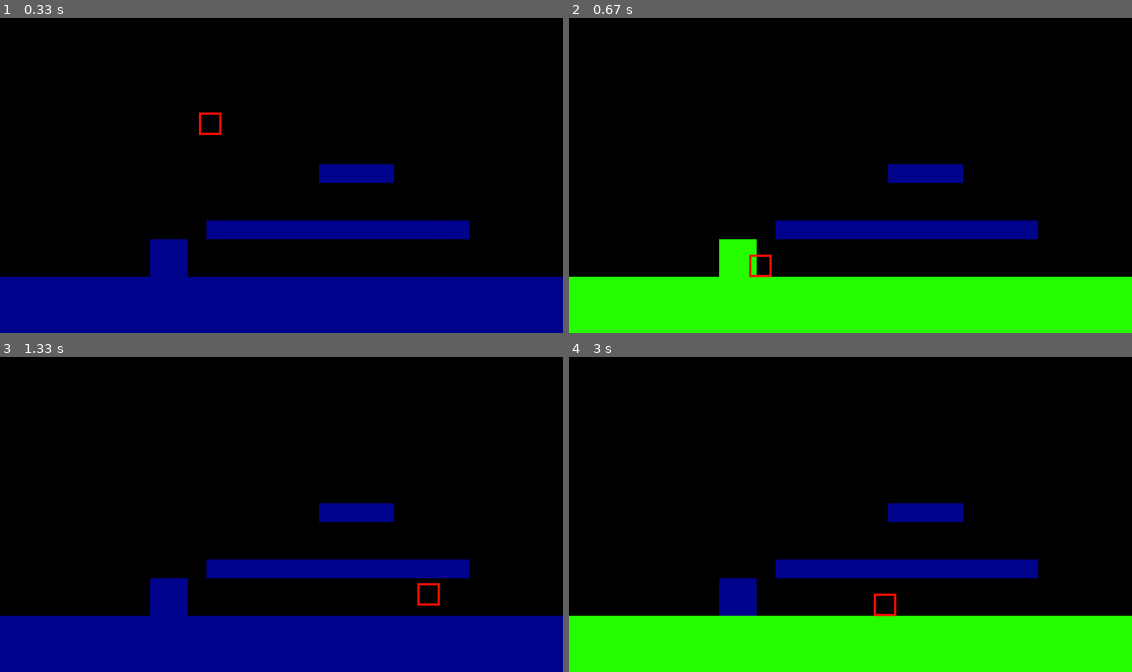
Above: before the commit, frames 1-4 (two rows, left to right).
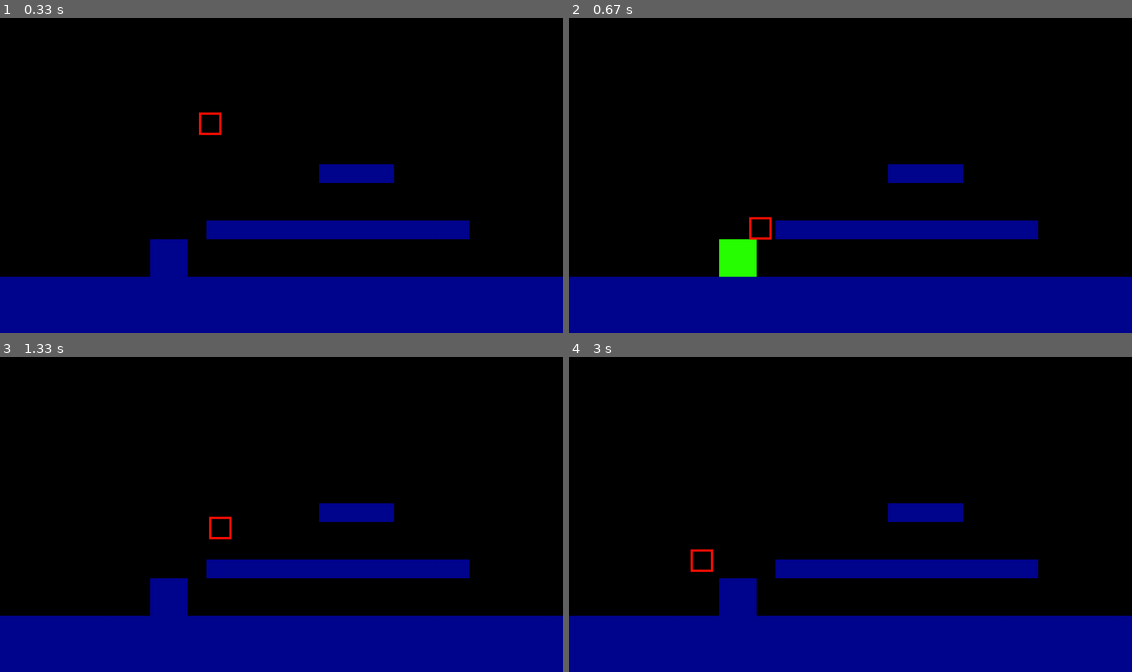
Above: after the commit, the same moments.

Repository: iliyafa/pygame-platformer-engine
Game: pygame game, started from main.py
Same seed, same stepped clock (60 frames per second), same inputs: the game is played once before the commit and once after it.
Inputs:
- Up to frame 1 (0.33 s): no input
- Up to frame 2 (0.67 s): tap A at 0.33 s
- Up to frame 3 (1.33 s): hold Right 0.67-1.13 s; hold Right from 1.17 s (still down); tap Space at 1.23 s
- Up to frame 4 (3 s): tap Space at 1.53, 1.73, 2.03, 2.3, 2.6, 2.73 s; release Right at 1.63 s; hold Left 1.67-2.2 s; hold Left 2.23-2.63 s; hold Right from 2.67 s (still down)

Frame 1 is identical in both runs. In frame 2, 18% of the frame differs, in the area x 0-100%, y 63-100%; in frame 3, 0.3%; in frame 4, 18%, in the area x 0-100%, y 60-100%.

Commit message:
Working (barely)

Diff:
--- a/collision.py
+++ b/collision.py
@@ -1,7 +1,7 @@
 from util import sign
 from consts import Sides
 
-TOLERANCE = 15
+TOLERANCE = 20
 
 class Collision(object):
     def __init__(self, source, dest):
@@ -24,13 +24,13 @@
     #     return False
 
     def determine_side(self):
-        if abs(self.source.bottom - self.dest.top) < TOLERANCE:
+        if (self.source.bottom - self.dest.top) < self.dest.height/2:
             return Sides.BOTTOM
-        elif abs(self.dest.bottom - self.source.top) < TOLERANCE:
+        elif (self.dest.bottom - self.source.top) < self.dest.height/2:
             return Sides.TOP
-        elif abs(self.source.right - self.dest.left) < TOLERANCE:
+        elif (self.source.right - self.dest.left) < self.dest.width/2:
             return Sides.RIGHT
-        elif abs(self.dest.left - self.source.right) < TOLERANCE:
+        elif (self.dest.left - self.source.right) < self.dest.width/2:
             return Sides.LEFT
         else:
             return Sides.UNKNOWN
--- a/main.py
+++ b/main.py
@@ -111,11 +111,20 @@
             if colliding_sides[Sides.RIGHT] is not None:
                 obj = colliding_sides[Sides.RIGHT].dest
                 self.can_move['right'] = False
-                self._x = obj.left - self.width
-                if self.velocity.x > 0:
-                    self.velocity.x = 0
+                self._x = obj.left - self.width + 1
+                # if self.velocity.x > 0:
+                self.velocity.x = 0
             else:
                 self.can_move['right'] = True
+
+            if colliding_sides[Sides.LEFT] is not None:
+                obj = colliding_sides[Sides.LEFT].dest
+                self.can_move['left'] = False
+                self._x = obj.right
+                # if self.velocity.x > 0:
+                self.velocity.x = 0
+            else:
+                self.can_move['left'] = True
 
             if colliding_sides[Sides.BOTTOM] is not None:
                 obj = colliding_sides[Sides.BOTTOM].dest
@@ -125,16 +134,20 @@
                     # print(self.acceleration)
                     self._y = obj.top - self.height + 1
                     self.velocity.y = 0
-                    self.acceleration.y = 0
+                    # self.acceleration.y = 0
             else:
                 self.on_floor = False
                 self.can_move['down'] = True
 
             if colliding_sides[Sides.TOP] is not None:
                 obj = colliding_sides[Sides.TOP].dest
+                self.can_move['up'] = False
                 if self.velocity.y < 0:
                     self.velocity.y = 0
                     self._y = obj.bottom + 1
+            else:
+                self.can_move['up'] = True
+
 
 
         if self.on_floor:
